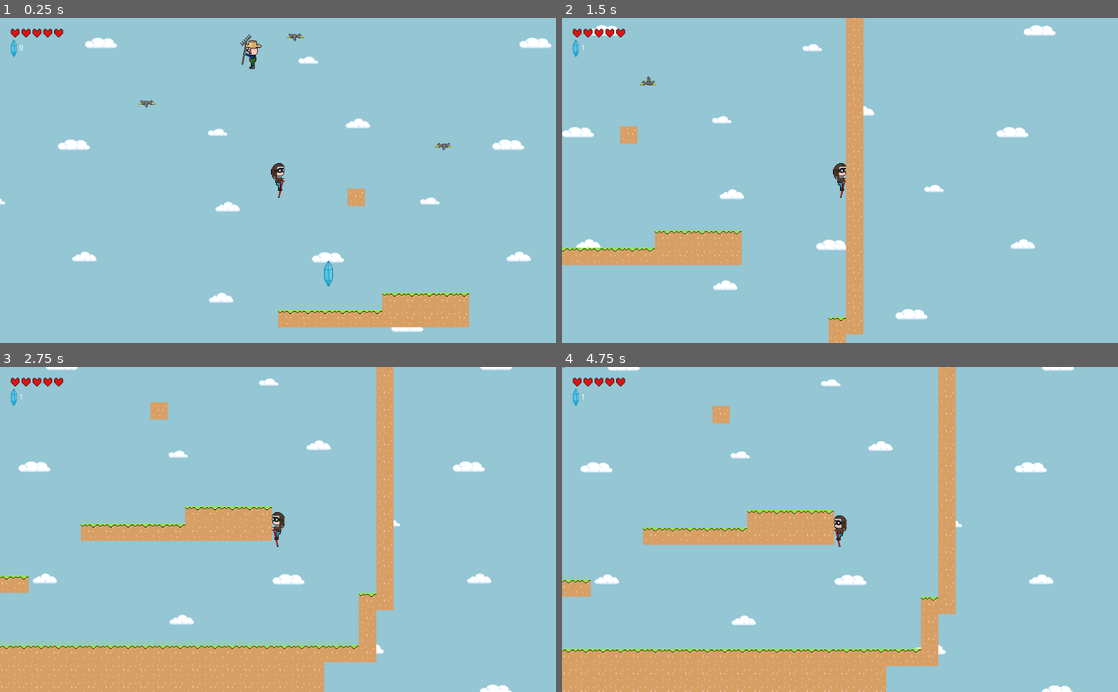
Above: before the commit, frames 1-4 (two rows, left to right).
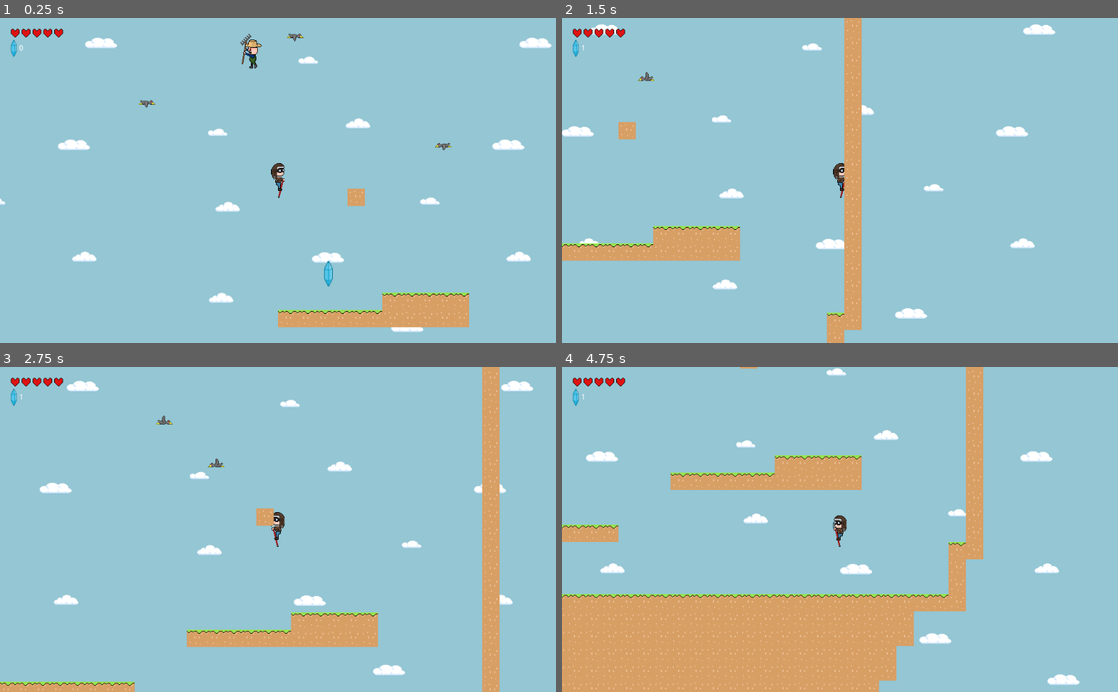
Above: after the commit, the same moments.

Repository: Tiggles/Github-Gameoff-2019
Game: Godot game, scene res://Main.tscn
Same seed, same stepped clock (60 frames per second), same inputs: the game is played once before the commit and once after it.
Inputs:
- Up to frame 1 (0.25 s): no input
- Up to frame 2 (1.5 s): hold Right (ui_right) from 0.53 s (still down)
- Up to frame 3 (2.75 s): release Right (ui_right) at 2.03 s; hold Left (ui_left) from 2.03 s (still down)
- Up to frame 4 (4.75 s): release Left (ui_left) at 2.78 s; hold Right (ui_right) 2.78-4.28 s; hold Left (ui_left) from 4.28 s (still down)

The runs differ from the first frame. In frame 1, 0.1% of the frame differs, in the area x 43-48%, y 4-16%; in frame 2, 3.2%; in frame 3, 22%; in frame 4, 26%, in the area x 0-94%, y 0-100%.

Commit message:
multiple hitboxes on the player instead of one on each enemy

Diff:
--- a/GGGG/EnemyFarmer.gd
+++ b/GGGG/EnemyFarmer.gd
@@ -33,8 +33,3 @@
 
 	if self.is_on_floor():
 		self.velocity.x = self.speed * self.moving_direction
-
-
-func _on_AvField_body_entered(body):
-	if body is Player:
-		body.got_rectd()
--- a/GGGG/EnemyFarmer.tscn
+++ b/GGGG/EnemyFarmer.tscn
@@ -14,12 +14,8 @@
 "speed": 10.0
 } ]
 
-[sub_resource type="CapsuleShape2D" id=2]
-radius = 10.6741
-height = 29.1067
-
-[sub_resource type="RectangleShape2D" id=3]
-extents = Vector2( 19.5505, 24.3429 )
+[sub_resource type="RectangleShape2D" id=2]
+extents = Vector2( 20.0683, 32.6357 )
 
 [node name="EnemyFarmer" type="KinematicBody2D"]
 position = Vector2( 0.184021, 0 )
@@ -27,18 +23,12 @@
 script = ExtResource( 1 )
 
 [node name="AnimatedSprite" type="AnimatedSprite" parent="."]
+position = Vector2( 0.184021, -0.368053 )
 frames = SubResource( 1 )
 animation = "walk"
-frame = 3
+frame = 4
 playing = true
 
 [node name="CollisionShape2D" type="CollisionShape2D" parent="."]
-position = Vector2( -1, 6 )
+position = Vector2( 1.28819, -0.920139 )
 shape = SubResource( 2 )
-
-[node name="AvField" type="Area2D" parent="."]
-
-[node name="CollisionShape2D" type="CollisionShape2D" parent="AvField"]
-position = Vector2( -1.02168, 7.83295 )
-shape = SubResource( 3 )
-[connection signal="body_entered" from="AvField" to="." method="_on_AvField_body_entered"]
--- a/GGGG/Player.gd
+++ b/GGGG/Player.gd
@@ -122,3 +122,17 @@
 
 func _on_DamageCountDown_timeout():
 	can_take_damage = true
+
+
+func _on_TopField_body_entered(body):
+	if body is EnemyFarmer:
+		got_rectd()
+
+
+func _on_BodyField_body_entered(body):
+	pass # Replace with function body.
+
+
+func _on_PogoStickField_body_entered(body):
+	if body is EnemyFarmer:
+		collected_gem()
--- a/GGGG/Player.tscn
+++ b/GGGG/Player.tscn
@@ -1,10 +1,11 @@
-[gd_scene load_steps=5 format=2]
+[gd_scene load_steps=8 format=2]
 
 [ext_resource path="res://Player.gd" type="Script" id=1]
 [ext_resource path="res://pogo_character5.png" type="Texture" id=2]
 
-[sub_resource type="RectangleShape2D" id=1]
-extents = Vector2( 11.3507, 31.7914 )
+[sub_resource type="CapsuleShape2D" id=1]
+radius = 8.0
+height = 38.0
 
 [sub_resource type="Animation" id=2]
 resource_name = "ground_collision"
@@ -22,12 +23,21 @@
 "values": [ 0, 1, 2, 0 ]
 }
 
+[sub_resource type="CircleShape2D" id=6]
+radius = 1.61388
+
+[sub_resource type="RectangleShape2D" id=4]
+extents = Vector2( 15.5814, 28.7386 )
+
+[sub_resource type="RectangleShape2D" id=5]
+extents = Vector2( 10.948, 3.44076 )
+
 [node name="Player" type="KinematicBody2D"]
-collision_layer = 2
 script = ExtResource( 1 )
 jump_factor = 0
 
 [node name="CollisionShape2D" type="CollisionShape2D" parent="."]
+position = Vector2( 0, -2.87 )
 shape = SubResource( 1 )
 
 [node name="Sprite" type="Sprite" parent="."]
@@ -38,4 +48,25 @@
 
 [node name="AnimationPlayer" type="AnimationPlayer" parent="."]
 anims/ground_collision = SubResource( 2 )
+
+[node name="PogoStickField" type="Area2D" parent="."]
+
+[node name="CollisionShape2D" type="CollisionShape2D" parent="PogoStickField"]
+position = Vector2( 0.979839, 31.1821 )
+shape = SubResource( 6 )
+
+[node name="BodyField" type="Area2D" parent="."]
+
+[node name="CollisionShape2D" type="CollisionShape2D" parent="BodyField"]
+position = Vector2( 0.30892, 2.58331 )
+shape = SubResource( 4 )
+
+[node name="TopField" type="Area2D" parent="."]
+
+[node name="CollisionShape2D" type="CollisionShape2D" parent="TopField"]
+position = Vector2( 0.330551, -29.5506 )
+shape = SubResource( 5 )
 [connection signal="timeout" from="DamageCountDown" to="." method="_on_DamageCountDown_timeout"]
+[connection signal="body_entered" from="PogoStickField" to="." method="_on_PogoStickField_body_entered"]
+[connection signal="body_entered" from="BodyField" to="." method="_on_BodyField_body_entered"]
+[connection signal="body_entered" from="TopField" to="." method="_on_TopField_body_entered"]
Not shown: 1 places in GGGG/EnemyFarmer.tscn that only renumber resources
